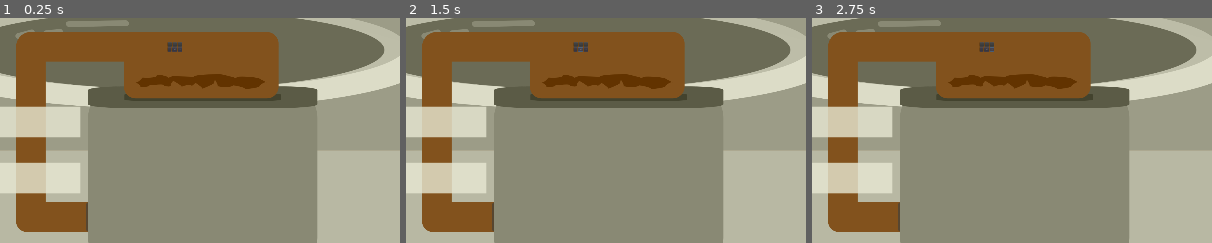
Above: before the commit, frames 1-3 (left to right).
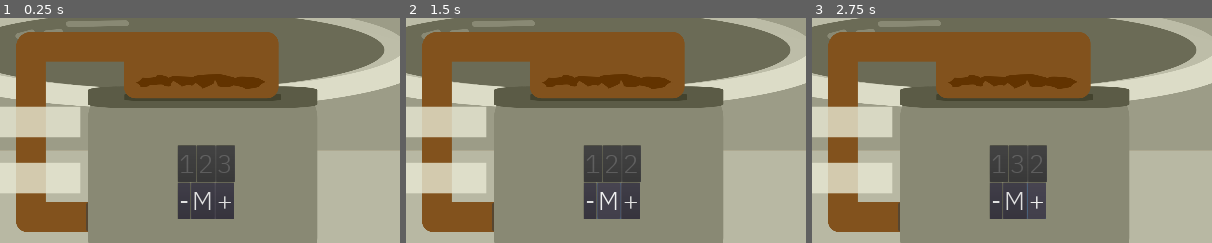
Above: after the commit, the same moments.

Repository: panorb/ludum-dare-47
Game: Godot game, scene res://Levels/RecordPlayerFront/RecordPlayerFront.tscn
Two runs of this game, one before a commit and one after it. Both use one fixed random seed, a clock stepped at 60 frames per second and the inputs below.
Inputs:
- Up to frame 1 (0.25 s): no input
- Up to frame 2 (1.5 s): click "-" at 0.5 s; click "M" at 1.25 s
- Up to frame 3 (2.75 s): click "+" at 2 s
The pictures show only the part of the screen within x 28-78%, y 44-94%; the shares and areas given below are measured in that part.

The runs differ from the first frame. In frame 1, 4.8% of the frame differs, in the area x 41-59%, y 10-90%; in frame 2, 4.8%; in frame 3, 4.8%.

Commit message:
added font to buttons and rescaled them

Diff:
--- a/godot/Levels/RecordPlayerFront/CombinationLock/CombinationLock.tscn
+++ b/godot/Levels/RecordPlayerFront/CombinationLock/CombinationLock.tscn
@@ -1,6 +1,31 @@
-[gd_scene load_steps=2 format=2]
+[gd_scene load_steps=9 format=2]
 
 [ext_resource path="res://Levels/RecordPlayerFront/CombinationLock/combination_lock.gd" type="Script" id=1]
+[ext_resource path="res://Shared/IBMPlexSans-Light.ttf" type="DynamicFontData" id=2]
+
+[sub_resource type="DynamicFont" id=1]
+size = 128
+font_data = ExtResource( 2 )
+
+[sub_resource type="DynamicFont" id=2]
+size = 128
+font_data = ExtResource( 2 )
+
+[sub_resource type="DynamicFont" id=3]
+size = 128
+font_data = ExtResource( 2 )
+
+[sub_resource type="DynamicFont" id=4]
+size = 128
+font_data = ExtResource( 2 )
+
+[sub_resource type="DynamicFont" id=5]
+size = 128
+font_data = ExtResource( 2 )
+
+[sub_resource type="DynamicFont" id=6]
+size = 128
+font_data = ExtResource( 2 )
 
 [node name="CombinationLock" type="VBoxContainer"]
 margin_right = 49.0
@@ -11,49 +36,55 @@
 }
 
 [node name="ContainerDigits" type="HBoxContainer" parent="."]
-margin_right = 69.0
-margin_bottom = 20.0
+margin_right = 275.0
+margin_bottom = 174.0
 
 [node name="Digit1" type="Button" parent="ContainerDigits"]
-margin_right = 20.0
-margin_bottom = 20.0
+margin_right = 89.0
+margin_bottom = 174.0
+custom_fonts/font = SubResource( 1 )
 disabled = true
 text = "1"
 
 [node name="Digit2" type="Button" parent="ContainerDigits"]
-margin_left = 24.0
-margin_right = 44.0
-margin_bottom = 20.0
+margin_left = 93.0
+margin_right = 182.0
+margin_bottom = 174.0
+custom_fonts/font = SubResource( 2 )
 disabled = true
 text = "2"
 
 [node name="Digit3" type="Button" parent="ContainerDigits"]
-margin_left = 48.0
-margin_right = 68.0
-margin_bottom = 20.0
+margin_left = 186.0
+margin_right = 275.0
+margin_bottom = 174.0
+custom_fonts/font = SubResource( 3 )
 disabled = true
 text = "3"
 
 [node name="ContainerContainer" type="HBoxContainer" parent="."]
-margin_top = 24.0
-margin_right = 69.0
-margin_bottom = 44.0
+margin_top = 178.0
+margin_right = 275.0
+margin_bottom = 352.0
 
 [node name="ButtonSubtract" type="Button" parent="ContainerContainer"]
-margin_right = 17.0
-margin_bottom = 20.0
+margin_right = 63.0
+margin_bottom = 174.0
+custom_fonts/font = SubResource( 4 )
 text = "-"
 
 [node name="ButtonMode" type="Button" parent="ContainerContainer"]
-margin_left = 21.0
-margin_right = 45.0
-margin_bottom = 20.0
+margin_left = 67.0
+margin_right = 182.0
+margin_bottom = 174.0
+custom_fonts/font = SubResource( 5 )
 text = "M"
 
 [node name="ButtonAdd" type="Button" parent="ContainerContainer"]
-margin_left = 49.0
-margin_right = 69.0
-margin_bottom = 20.0
+margin_left = 186.0
+margin_right = 275.0
+margin_bottom = 174.0
+custom_fonts/font = SubResource( 6 )
 text = "+"
 [connection signal="pressed" from="ContainerContainer/ButtonSubtract" to="." method="_on_ButtonSubtract_pressed"]
 [connection signal="pressed" from="ContainerContainer/ButtonMode" to="." method="_on_ButtonMode_pressed"]
--- a/godot/Levels/RecordPlayerFront/RecordPlayerFront.tscn
+++ b/godot/Levels/RecordPlayerFront/RecordPlayerFront.tscn
@@ -23,20 +23,11 @@
 "_edit_use_anchors_": false
 }
 
-[node name="CenterContainer" type="CenterContainer" parent="CanvasLayer/Control"]
-anchor_right = 1.0
-anchor_bottom = 1.0
-size_flags_horizontal = 2
-size_flags_vertical = 2
-__meta__ = {
-"_edit_use_anchors_": false
-}
-
-[node name="CombinationLock" parent="CanvasLayer/Control/CenterContainer" instance=ExtResource( 3 )]
-margin_left = 1885.0
-margin_top = 1058.0
-margin_right = 1954.0
-margin_bottom = 1102.0
+[node name="CombinationLock" parent="CanvasLayer/Control" instance=ExtResource( 3 )]
+margin_left = 1933.95
+margin_top = 1552.69
+margin_right = 2208.95
+margin_bottom = 1904.69
 size_flags_horizontal = 3
 size_flags_vertical = 3
 
Binary file added: godot/Shared/IBMPlexSans-Light.ttf
